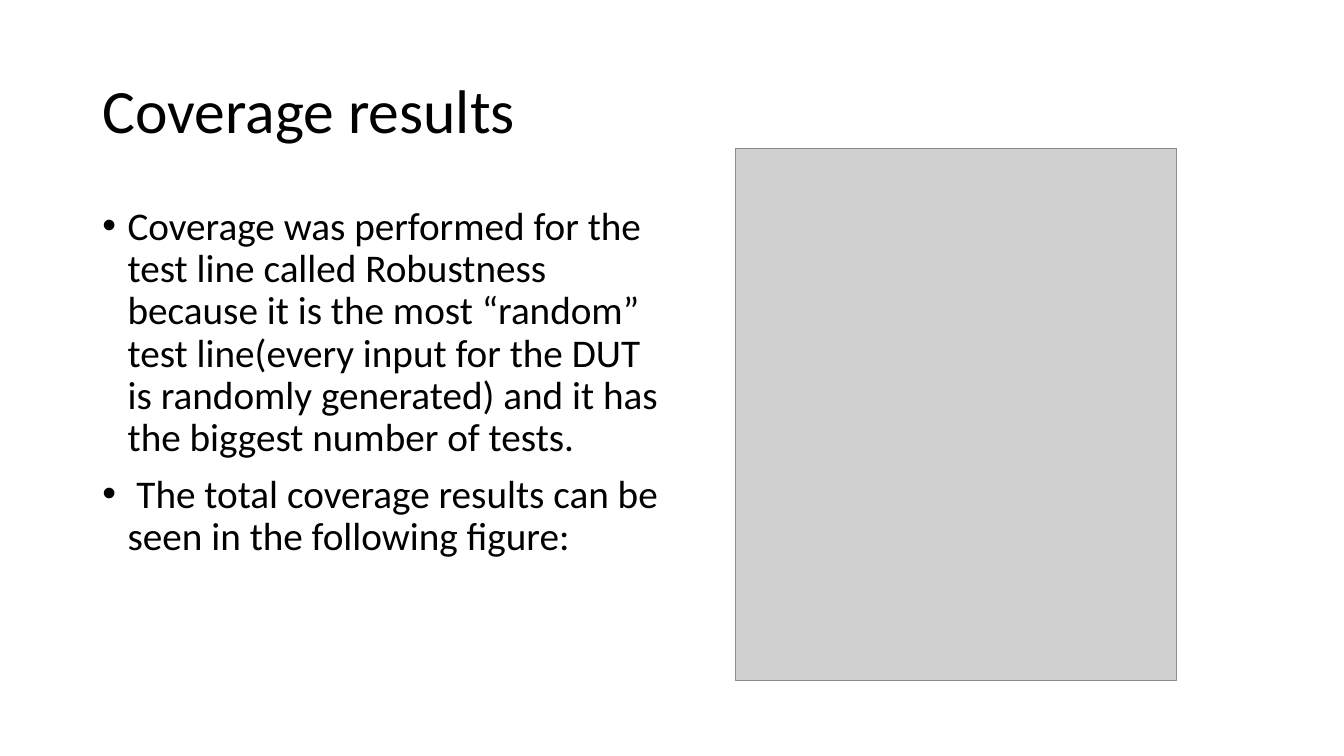
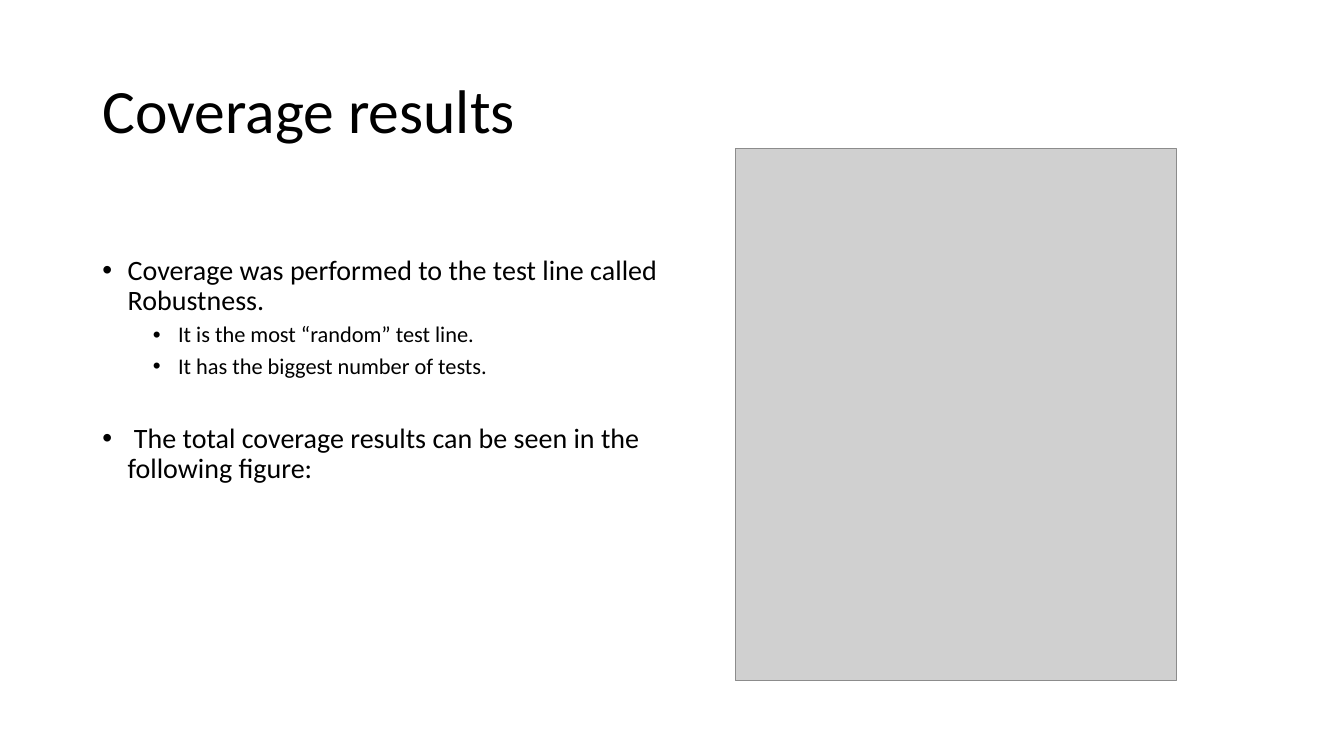
Before and after one commit to liotahuf/UVM_project, a slide deck: slide 35 of Final presentation 3.pptx. Drawn at 1344x756 pixels with LibreOffice and Linux fonts; fonts in the diff are those of the drawing; grey boxes stand for pictures. Boxes give left, top, right and bottom in pixels: in the first picture for what was removed or moved away, otherwise in the second. Text is boxed around its words. In the diff, an @@ line names an element or a change of style, - is before the commit and + after.

```diff
--- a/Final presentation 3.pptx
+++ b/Final presentation 3.pptx
@@ text "Coverage was performed to the ...": place and size @@
-text "Coverage was performed to the ..." at (128,212,658,557)
+text "Coverage was performed to the ..." at (128,260,657,483)
@@ text at (128,260,657,378): text changed; size 28 to 16 pt @@
-• Coverage was performed for the test line called Robustness because it is the most “random” test line(every input for the DUT is randomly generated) and it has the biggest number of tests.
+• Coverage was performed to the test line called Robustness.
+  • It is the most “random” test line.
+  • It has the biggest number of tests.
@@ text at (128,428,639,483): size 28 to 20 pt in "The total coverage results can be seen ..." @@
```
Also in this commit, not shown: 21 other slides changed.
